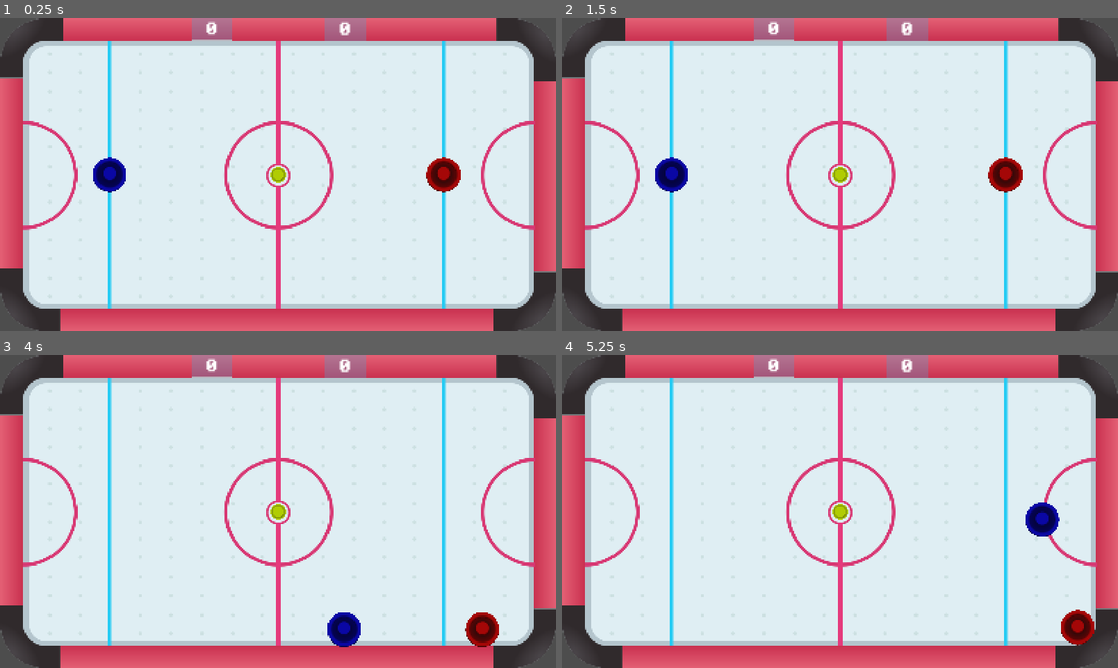
Above: before the commit, frames 1-4 (two rows, left to right).
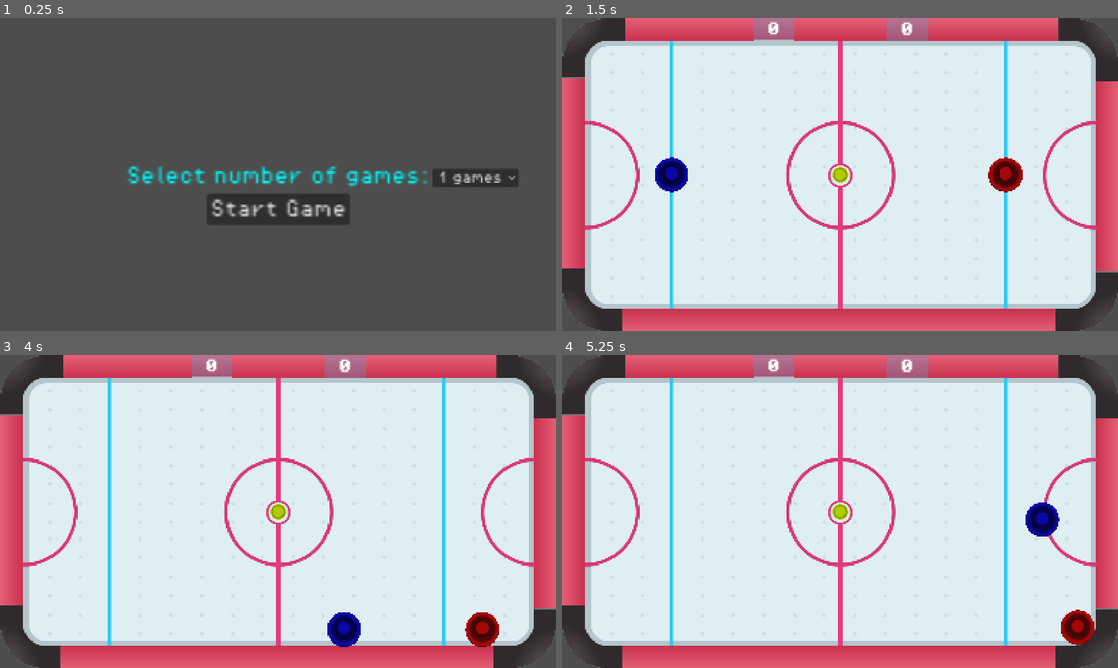
Above: after the commit, the same moments.

Repository: GStech-code/GStech-code-Competitive-Air-Hockey-multi-social-Agents
Game: Godot game, scene res://Scenes/Main.tscn
Two runs of this game, one before a commit and one after it. Both use one fixed random seed, a clock stepped at 60 frames per second and the inputs below. Before the commit the project starts from res://Scenes/game.tscn.
Inputs (mouse positions are in pixels of both pictures, inside the frame that each line leads up to):
- Up to frame 1 (0.25 s): no input
- Up to frame 2 (1.5 s): click (1034, 177) at 0.5 s, where only the run after the commit has a clickable "1 games"; click (840, 208) at 1.25 s, where only the run after the commit has a clickable "Start Game"
- Up to frame 3 (4 s): tap Enter at 2 s; hold D (P1_Move_Right) 2.03-2.78 s; hold Down (P2_Move_Down) 2.03-2.78 s; hold S (P1_Move_Down) 2.78-3.53 s; tap Left (P2_Move_Left) at 2.85 s; hold D (P1_Move_Right) from 3.53 s (still down); hold Right (P2_Move_Right) from 3.53 s (still down)
- Up to frame 4 (5.25 s): release D (P1_Move_Right) at 4.28 s; release Right (P2_Move_Right) at 4.28 s; hold W (P1_Move_Up) 4.28-5.03 s; tap Up (P2_Move_Up) at 4.35 s; hold A (P1_Move_Left) from 5.03 s (still down); hold Down (P2_Move_Down) from 5.03 s (still down)

The runs differ from the first frame. In frame 1, 98% of the frame differs, in the area x 0-100%, y 0-100%; in frame 2, nothing differs; in frame 3, less than 0.1%; in frame 4, less than 0.1%.

Commit message:
New Main Menue and UI

Diff:
--- /dev/null
+++ b/Air Hockey/Scenes/Main.tscn
@@ -0,0 +1,6 @@
+[gd_scene load_steps=2 format=3 uid="uid://0xwwugbe6v81"]
+
+[ext_resource type="Script" uid="uid://blilw16u1vqxq" path="res://Scripts/Main.gd" id="1_r150o"]
+
+[node name="Main" type="Node"]
+script = ExtResource("1_r150o")
--- /dev/null
+++ b/Air Hockey/Scenes/MainMenu.tscn
@@ -0,0 +1,42 @@
+[gd_scene load_steps=3 format=3 uid="uid://laisj56s57e5"]
+
+[ext_resource type="Script" uid="uid://bk0l15833oisy" path="res://Scripts/MainMenu.gd" id="1_tt5f1"]
+[ext_resource type="FontFile" uid="uid://b0xt24yyupuiu" path="res://Assets/fonts/PixelOperator8.ttf" id="2_853f1"]
+
+[node name="MainMenu" type="Control"]
+layout_mode = 3
+anchors_preset = 0
+offset_right = 40.0
+offset_bottom = 40.0
+script = ExtResource("1_tt5f1")
+
+[node name="Label" type="Label" parent="."]
+layout_mode = 0
+offset_left = 374.0
+offset_top = 439.5
+offset_right = 674.0
+offset_bottom = 455.5
+scale = Vector2(3, 3)
+theme_override_colors/font_color = Color(0, 1, 1, 1)
+theme_override_fonts/font = ExtResource("2_853f1")
+text = "Select number of games:"
+
+[node name="NumGamesSelector" type="OptionButton" parent="."]
+layout_mode = 0
+offset_left = 1280.0
+offset_top = 446.0
+offset_right = 1312.0
+offset_bottom = 466.0
+scale = Vector2(2, 2)
+theme_override_fonts/font = ExtResource("2_853f1")
+
+[node name="StartButton" type="Button" parent="."]
+layout_mode = 0
+offset_left = 611.0
+offset_top = 520.0
+offset_right = 753.0
+offset_bottom = 551.0
+scale = Vector2(3, 3)
+theme_override_colors/font_disabled_color = Color(0.188235, 0.34902, 1, 1)
+theme_override_fonts/font = ExtResource("2_853f1")
+text = "Start Game"
--- a/Air Hockey/Scenes/blue_player.tscn
+++ b/Air Hockey/Scenes/blue_player.tscn
@@ -8,6 +8,7 @@
 
 [node name="Blue_Player" type="CharacterBody2D"]
 collision_layer = 3
+collision_mask = 3
 motion_mode = 1
 script = ExtResource("1_tpjhh")
 
--- a/Air Hockey/Scenes/game.tscn
+++ b/Air Hockey/Scenes/game.tscn
@@ -1,5 +1,6 @@
 [gd_scene load_steps=17 format=4 uid="uid://oktgkidoj0yw"]
 
+[ext_resource type="Script" uid="uid://cwrt2yook11ua" path="res://Scripts/Game.gd" id="1_ldgsr"]
 [ext_resource type="Texture2D" uid="uid://dw54bftv1xpho" path="res://Assets/field_walls.png" id="2_qxrlw"]
 [ext_resource type="Texture2D" uid="uid://codrlc67jccrc" path="res://Assets/field_copy.svg" id="3_wrm1d"]
 [ext_resource type="PackedScene" uid="uid://dn0vrujo76tg" path="res://Scenes/puck.tscn" id="4_3dryh"]
@@ -9,105 +10,6 @@
 [ext_resource type="FontFile" uid="uid://5ci40mvylhd5" path="res://Assets/fonts/PixelOperator8-Bold.ttf" id="7_1l0tm"]
 [ext_resource type="PackedScene" uid="uid://bvdftdpqb0umm" path="res://Scenes/blue_player.tscn" id="8_h4fw4"]
 [ext_resource type="FontFile" uid="uid://b0xt24yyupuiu" path="res://Assets/fonts/PixelOperator8.ttf" id="8_v158k"]
-
-[sub_resource type="GDScript" id="GDScript_3dryh"]
-resource_name = "game"
-script/source = "extends Node2D
-
-var scores = {\"left\": 0, \"right\": 0}
-
-@export var num_games: int = 3
-@export var puck_scene: PackedScene
-@export var puck_respawn_position: Vector2 = Vector2(3296, 1854)
-
-@onready var score_left_label: Label = %Score_Left_label
-@onready var score_right_label: Label = %Score_Right_label
-
-@onready var puck: Puck = $puck
-
-@onready var pause_ui: CanvasLayer = $PauseUI
-@onready var control: Control = $PauseUI/Control
-@onready var winner_label: Label = $PauseUI/Control/Panel/WinnerLabel
-@onready var restart_button: Button = $\"PauseUI/Control/Panel/Restart Button\"
-
-
-var game_over := false
-
-func _set_ui_pause_mode():
-	var nodes := [
-		pause_ui,
-		control,
-		$PauseUI/Control/Panel,
-		winner_label,
-		restart_button
-	]
-	for node in nodes:
-		if \"pause_mode\" in node:
-			node.pause_mode = 2
-			print(\"Set pause mode for\", node.name, \"→\", node.pause_mode)
-		else:
-			print(\"⚠️ Skipped:\", node.name, \"(no pause_mode)\")
-
-
-func _ready():
-	await get_tree().process_frame  # Wait one frame to ensure everything's in the scene
-	# Ensure UI nodes still work when game is paused
-	_set_ui_pause_mode()
-	# Connect restart button
-	restart_button.pressed.connect(_on_restart_button_pressed)
-
-
-func _on_restart_button_pressed():
-	get_tree().paused = false
-	get_tree().reload_current_scene()
-
-
-func _end_game(winning_side: String):
-	game_over = true
-	if puck:
-		puck.queue_free()
-
-	winner_label.text = winning_side + \" Wins!\"
-	pause_ui.visible = true
-	get_tree().paused = true
-
-
-func _on_left_goal_goal() -> void:
-	#print(\"🏒 Left goal triggered by:\", puck)
-	scores[\"left\"] += 1
-	#print(\"💥 GOAL on LEFT! Score is currently: \" + str(scores))
-	score_left_label.text = str(scores[\"left\"])
-	if scores[\"left\"] >= num_games:
-		_end_game(\"Left\")
-	else:
-		if puck: puck.queue_free()
-		await get_tree().create_timer(1.0).timeout
-		_respawn_puck()
-
-func _on_right_goal_goal() -> void:
-	#print(\"🏒 Right goal triggered by:\", puck)
-	scores[\"right\"] += 1
-	#print(\"💥 GOAL on RIGHT! Score is currently: \" + str(scores))
-	score_right_label.text = str(scores[\"right\"])
-	if scores[\"right\"] >= num_games:
-		_end_game(\"Right\")
-	else:
-		if puck: puck.queue_free()
-		await get_tree().create_timer(1.0).timeout
-		_respawn_puck()
-
-func _respawn_puck():
-	if puck_scene:
-		print(\"⚽ Respawning puck...\")
-		await get_tree().process_frame  # give queue_free() time to take effect
-		var new_puck = puck_scene.instantiate() as Puck
-		new_puck.global_position = puck_respawn_position
-		new_puck.linear_velocity = Vector2.ZERO
-		new_puck.angular_velocity = 0.0
-		add_child(new_puck)
-		puck = new_puck
-		print(\"✅ Puck respawned at:\", puck.global_position)
-"
 
 [sub_resource type="StyleBoxFlat" id="StyleBoxFlat_i6g32"]
 bg_color = Color(0.34902, 0.6, 0.780392, 0.34902)
@@ -5440,12 +5342,10 @@
 sources/1 = SubResource("TileSetAtlasSource_3dryh")
 
 [sub_resource type="RectangleShape2D" id="RectangleShape2D_wrm1d"]
-size = Vector2(576.994, 1049.69)
+size = Vector2(611.478, 937.888)
 
 [node name="Game" type="Node2D"]
-script = SubResource("GDScript_3dryh")
-num_games = 1
-puck_scene = ExtResource("4_3dryh")
+script = ExtResource("1_ldgsr")
 
 [node name="Camera2D" type="Camera2D" parent="."]
 position = Vector2(3296, 1854)
@@ -5491,7 +5391,6 @@
 
 [node name="puck" parent="." instance=ExtResource("4_3dryh")]
 position = Vector2(3296, 1854)
-metadata/_edit_lock_ = true
 
 [node name="Background" type="TileMapLayer" parent="."]
 z_index = -2
@@ -5503,18 +5402,16 @@
 
 [node name="Left_Goal" type="Area2D" parent="Goals"]
 script = ExtResource("4_wowpa")
-metadata/_edit_lock_ = true
 
 [node name="CollisionShape2D" type="CollisionShape2D" parent="Goals/Left_Goal"]
-position = Vector2(-148.416, 1864)
+position = Vector2(-160, 1848)
 scale = Vector2(1.288, 1.288)
 shape = SubResource("RectangleShape2D_wrm1d")
 
 [node name="Right_Goal" parent="Goals" instance=ExtResource("5_wowpa")]
-metadata/_edit_lock_ = true
 
 [node name="CollisionShape2D2" type="CollisionShape2D" parent="Goals/Right_Goal"]
-position = Vector2(6752, 1864)
+position = Vector2(6760, 1840)
 scale = Vector2(1.288, 1.288)
 shape = SubResource("RectangleShape2D_wrm1d")
 
--- a/Air Hockey/Scenes/red_player.tscn
+++ b/Air Hockey/Scenes/red_player.tscn
@@ -8,6 +8,7 @@
 
 [node name="Red_player" type="CharacterBody2D"]
 collision_layer = 3
+collision_mask = 3
 motion_mode = 1
 floor_stop_on_slope = false
 floor_constant_speed = true
--- /dev/null
+++ b/Air Hockey/Scripts/Game.gd
@@ -0,0 +1,134 @@
+# Game.gd
+
+extends Node2D
+
+var scores = {"left": 0, "right": 0}
+
+@export var num_games: int = 3
+@export var puck_scene: PackedScene
+@export var puck_respawn_position: Vector2 = Vector2(3296, 1854)
+
+@onready var score_left_label: Label = %Score_Left_label
+@onready var score_right_label: Label = %Score_Right_label
+
+@onready var puck: Puck = $puck
+
+@onready var pause_ui: CanvasLayer = $PauseUI
+@onready var control: Control = $PauseUI/Control
+@onready var winner_label: Label = $PauseUI/Control/Panel/WinnerLabel
+@onready var restart_button: Button = $"PauseUI/Control/Panel/Restart Button"
+
+
+var game_over := false
+
+func _set_ui_pause_mode():
+	var nodes := [
+		pause_ui,
+		control,
+		$PauseUI/Control/Panel,
+		winner_label,
+		restart_button
+	]
+	for node in nodes:
+		if "pause_mode" in node:
+			node.pause_mode = 2
+			print("Set pause mode for", node.name, "→", node.pause_mode)
+		else:
+			print("⚠️ Skipped:", node.name, "(no pause_mode)")
+
+
+func _ready():
+	await get_tree().process_frame  # Wait one frame to ensure everything's in the scene
+	puck_scene = preload("res://scenes/Puck.tscn")
+	# Ensure UI nodes still work when game is paused
+	_set_ui_pause_mode()
+	# Connect restart button
+	game_over = false
+	scores["right"] = 0
+	scores["left"] = 0
+	pause_ui.visible = false
+	_respawn_puck()
+	restart_button.pressed.connect(_on_restart_button_pressed)
+
+
+func _on_restart_button_pressed():
+	get_tree().paused = false
+	get_tree().reload_current_scene()
+
+
+func _end_game(winning_side: String):
+	game_over = true
+	if puck:
+		puck.queue_free()
+
+	winner_label.text = winning_side + " Wins!"
+	pause_ui.visible = true
+	get_tree().paused = true
+
+
+func _on_left_goal_goal() -> void:
+	if game_over:
+		print("Game is over, not respawning puck.")
+		return
+
+	scores["right"] += 1
+	print("Right scored! New score:", scores["right"])
+	score_right_label.text = str(scores["right"])
+
+	if scores["right"] >= num_games:
+		print("Right wins the game!")
+		_end_game("Right")
+	else:
+		if puck:
+			print("Queue freeing puck...")
+			puck.queue_free()
+			puck = null
+		await get_tree().create_timer(1.0).timeout
+		print("Calling _respawn_puck()")
+		_respawn_puck()
+
+
+func _on_right_goal_goal() -> void:
+	if game_over:
+		print("Game is over, not respawning puck.")
+		return
+
+	scores["left"] += 1
+	print("Left scored! New score:", scores["left"])
+	score_left_label.text = str(scores["left"])
+
+	if scores["left"] >= num_games:
+		print("Left wins the game!")
+		_end_game("Left")
+	else:
+		if puck:
+			print("Queue freeing puck...")
+			puck.queue_free()
+			puck = null
+		await get_tree().create_timer(1.0).timeout
+		print("Calling _respawn_puck()")
+		_respawn_puck()
+
+
+func _respawn_puck():
+	if puck_scene:
+		await get_tree().process_frame  # give queue_free() time to take effect
+
+		# sanity check
+		if puck:
+			print("⚠️ Warning: puck still exists after queue_free(), freeing again")
+			puck.queue_free()
+			puck = null
+			await get_tree().process_frame
+
+		print("⚽ Respawning puck...")
+		var new_puck = puck_scene.instantiate() as Puck
+		new_puck.global_position = puck_respawn_position
+		new_puck.linear_velocity = Vector2.ZERO
+		new_puck.angular_velocity = 0.0
+		add_child(new_puck)
+		puck = new_puck
+		print("✅ Puck respawned at:", puck.global_position)
+		print("Children of Game after puck spawn:")
+		for child in get_children():
+			print("- ", child.name)
--- /dev/null
+++ b/Air Hockey/Scripts/Main.gd
@@ -0,0 +1,6 @@
+# Main.gd
+extends Node
+
+func _ready():
+	var main_menu_scene := preload("res://Scenes/MainMenu.tscn").instantiate()
+	add_child(main_menu_scene)
--- /dev/null
+++ b/Air Hockey/Scripts/MainMenu.gd
@@ -0,0 +1,21 @@
+# MainMenue.gd
+
+extends Control
+
+@onready var num_games_selector: OptionButton = $NumGamesSelector
+@onready var start_button: Button = $StartButton
+
+func _ready():
+	num_games_selector.clear()
+	for i in range(1, 10):
+		num_games_selector.add_item(str(i) + " games", i)
+
+	start_button.pressed.connect(_on_start_button_pressed)
+
+func _on_start_button_pressed():
+	var selected_num_games := num_games_selector.get_selected_id()
+	var game_scene := preload("res://scenes/Game.tscn").instantiate()
+	game_scene.num_games = selected_num_games
+
+	get_parent().add_child(game_scene)  # cleaner than get_tree().get_root()
+	queue_free()  # remove the menu once the game starts
--- a/Air Hockey/Scripts/game_manager.gd
+++ /dev/null
@@ -1,16 +0,0 @@
-extends Node
-
-var L_score := 0
-var R_score := 0
-
-@onready var left_score: Label = %Left_Score
-@onready var right_score: Label = %Right_Score
-
-
-func add_point_left():
-	L_score += 1
-	left_score.text = str(L_score)
-
-func add_point_right():
-	R_score += 1
-	right_score.text = str(R_score)
--- a/Air Hockey/project.godot
+++ b/Air Hockey/project.godot
@@ -11,7 +11,7 @@
 [application]
 
 config/name="Air Hockey"
-run/main_scene="uid://oktgkidoj0yw"
+run/main_scene="uid://0xwwugbe6v81"
 config/features=PackedStringArray("4.4", "Forward Plus")
 config/icon="res://icon.svg"
 
Not shown, added: Air Hockey/Scripts/Game.gd.uid
Not shown, added: Air Hockey/Scripts/Main.gd.uid
Not shown, added: Air Hockey/Scripts/MainMenu.gd.uid
Not shown, removed: Air Hockey/Scripts/game_manager.gd.uid
